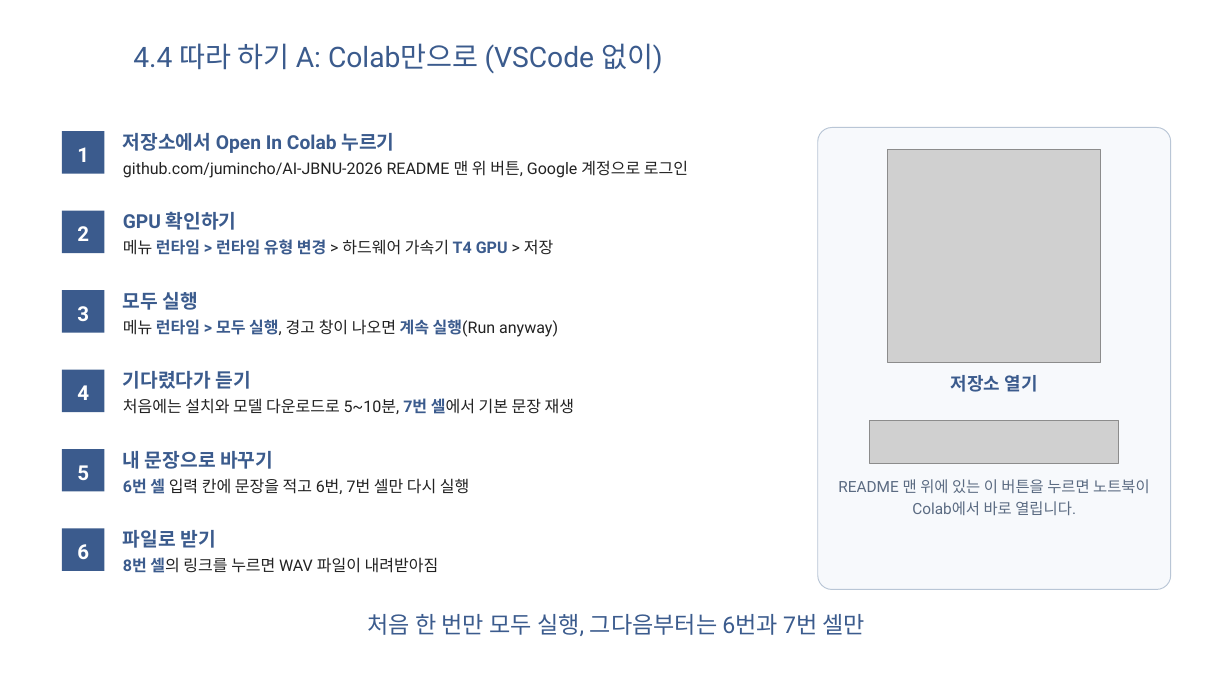
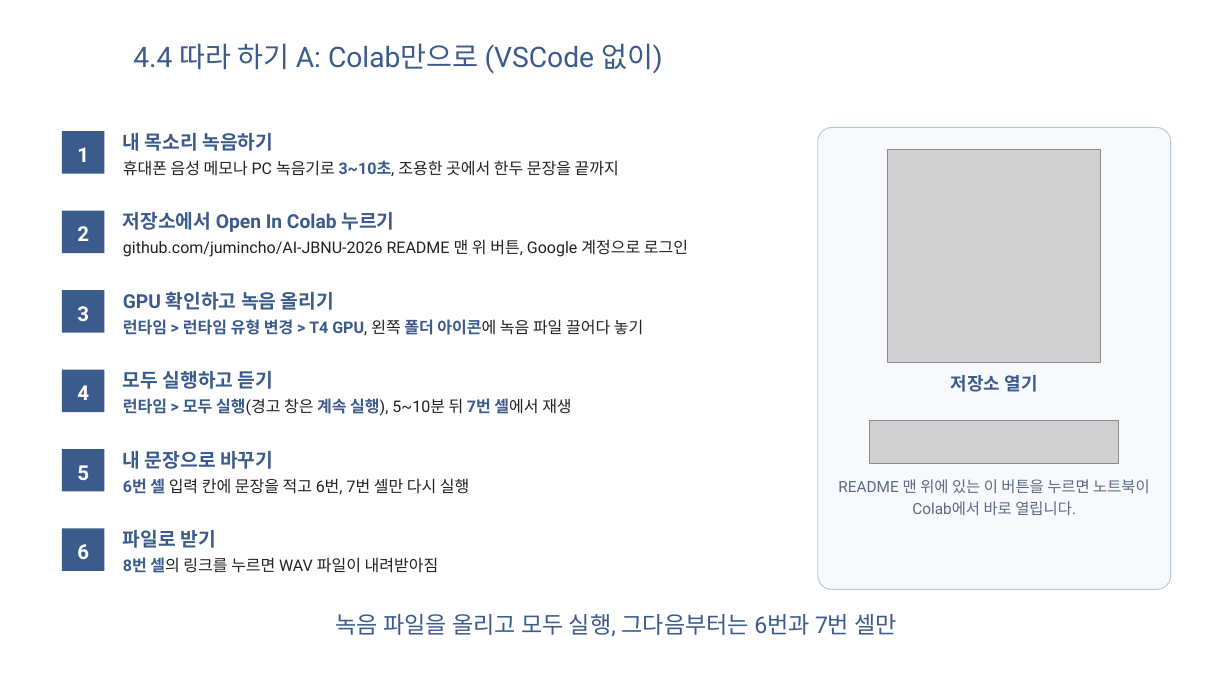
Before and after one commit to jumincho/AI-JBNU-2026, a slide deck: slide 55 of AI-JBNU-2026-jumincho.pptx. Drawn at 1232x693 pixels with LibreOffice and Linux fonts; fonts in the diff are those of the drawing; grey boxes stand for pictures; background and template pictures are left out. Boxes give left, top, right and bottom in pixels: in the first picture for what was removed or moved away, otherwise in the second. Text is boxed around its words. In the diff, an @@ line names an element or a change of style, - is before the commit and + after.

```diff
--- a/AI-JBNU-2026-jumincho.pptx
+++ b/AI-JBNU-2026-jumincho.pptx
@@ text added at (123, 133, 619, 176), 12.5 pt, text #222222 @@
+내 목소리 녹음하기
+휴대폰 음성 메모나 PC 녹음기로 3~10초, 조용한 곳에서 한두 문장을 끝까지
@@ text "저장소에서 Open In Colab 누르기": place and size @@
-text "저장소에서 Open In Colab 누르기" at (123, 133, 688, 178)
+text "저장소에서 Open In Colab 누르기" at (123, 212, 688, 257)
@@ text removed at (123, 211, 553, 255) @@
-GPU 확인하기
-메뉴 런타임 > 런타임 유형 변경 > 하드웨어 가속기 T4 GPU > 저장
@@ text at (123, 291, 643, 335): text changed; text colour #222222 to #3B5B8D; bold on @@
-모두 실행
-메뉴 런타임 > 모두 실행, 경고 창이 나오면 계속 실행(Run anyway)
+GPU 확인하고 녹음 올리기
+런타임 > 런타임 유형 변경 > T4 GPU, 왼쪽 폴더 아이콘에 녹음 파일 끌어다 놓기
@@ text at (123, 371, 571, 416): text changed; text colour #222222 to #3B5B8D; bold on @@
-기다렸다가 듣기
-처음에는 설치와 모델 다운로드로 5~10분, 7번 셀에서 기본 문장 재생
+모두 실행하고 듣기
+런타임 > 모두 실행(경고 창은 계속 실행), 5~10분 뒤 7번 셀에서 재생
@@ text at (336, 614, 897, 636): text changed @@
-처음 한 번만 모두 실행, 그다음부터는 6번과 7번 셀만
+녹음 파일을 올리고 모두 실행, 그다음부터는 6번과 7번 셀만
```
Also in this commit, not shown: 7 other slides changed, 6 other files.
